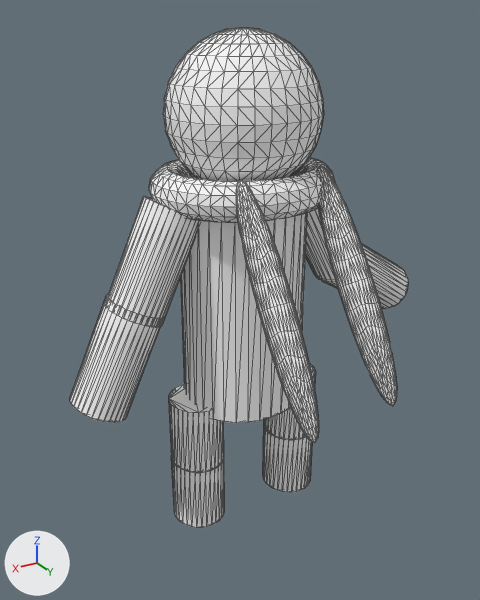
Before and after pictures for a commit that changed the OBJ model Resources/hito/hito.obj.
Rendered twice from a 50 mm lens placed at (4.24, 7.07, 5.83), pointed at (-0.22, -0.37, 2.11). Arrows for +X, +Y and +Z are at lower left; the lights stay in place. Mesh edges are drawn as thin lines. Where no turn or scale is listed for an object, it has been applied to the vertices.

Names of what the first picture shows: 'トーラス', '円柱', '円柱.002', '円柱.003', '円柱.004_円柱.008', '円柱.006', '円柱.008_円柱.009', '円柱.009_円柱.011', '円柱.010_円柱.012', '円柱.011_円柱.013', '球_球.001', '立方体.001_立方体.002', '立方体_立方体.001'.
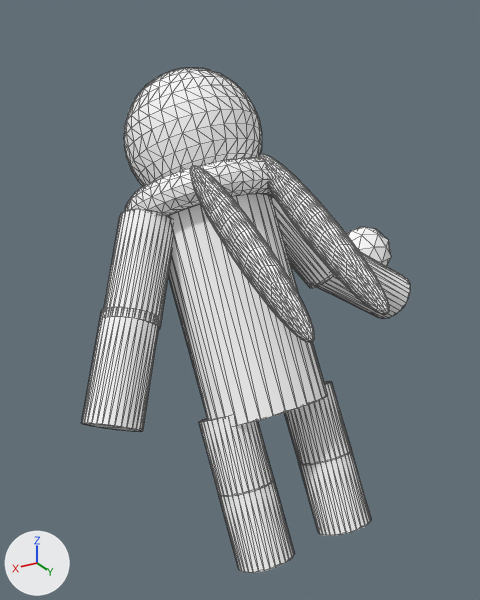
Pixel boxes (x1, y1, x2, y2) of what changed, in the pictures (480 x 600 px):
'球_球.001', mesh turned
    before: (163, 27, 324, 181)
    after: (124, 68, 262, 187)
'円柱', mesh turned
    before: (181, 213, 307, 423)
    after: (168, 194, 328, 426)
'立方体_立方体.001', mesh turned
    before: (236, 180, 319, 443)
    after: (190, 165, 314, 343)
'立方体.001_立方体.002', mesh turned
    before: (316, 166, 397, 406)
    after: (259, 154, 389, 315)
'トーラス', mesh turned
    before: (149, 157, 335, 222)
    after: (125, 157, 285, 216)
'円柱.011_円柱.013', mesh turned
    before: (70, 293, 160, 423)
    after: (82, 307, 159, 432)
'円柱.010_円柱.012', mesh turned
    before: (108, 196, 200, 327)
    after: (103, 209, 172, 330)
'円柱.006', mesh turned
    before: (172, 458, 224, 528)
    after: (219, 480, 294, 573)
'円柱.003', mesh turned
    before: (169, 384, 224, 473)
    after: (199, 416, 274, 497)
'円柱.004_円柱.008', mesh turned
    before: (263, 427, 312, 492)
    after: (299, 451, 371, 536)
'円柱.008_円柱.009', mesh turned
    before: (264, 363, 316, 440)
    after: (285, 381, 352, 465)
'円柱.009_円柱.011', mesh turned
    before: (305, 208, 336, 281)
    after: (271, 197, 332, 288)
'円柱.002', mesh turned
    before: (320, 243, 408, 309)
    after: (315, 251, 410, 319)
'ICO球', added
    after: (347, 227, 391, 266)

What changed in the scene script:
```text
Change me_トーラス:
    where me_トーラス.from_pydata(...)  # 576 vertices, 1152 faces; spans x -1.47..1.02, y -1.38..0.8, z 3.54..4.04
    me_トーラス part 1: the whole mesh is turned 31.5 degrees about the x axis through its middle, then moved by (0.0, -0.93, -0.41)
Change me_円柱:
    where me_円柱.from_pydata(...)  # 64 vertices, 124 faces; spans x -1.1..0.65, y -1.08..0.5, z 0.64..3.73
    me_円柱 part 2: the whole mesh is turned 31.5 degrees about the x axis through its middle, then moved by (0.0, -0.09, -0.17)
Change me_円柱_002:
    where me_円柱_002.from_pydata(...)  # 64 vertices, 124 faces; spans x -3.18..-1.53, y -0.76..0.28, z 1.43..2.85
    me_円柱_002 part 3: the whole mesh is turned 31.5 degrees about the x axis through its middle, then moved by (0.0, -0.07, -0.14)
Change me_円柱_003:
    where me_円柱_003.from_pydata(...)  # 64 vertices, 124 faces; spans x 0.166..0.934, y -0.721..0.109, z -0.225..0.788
    me_円柱_003 part 4: the whole mesh is turned 31.5 degrees about the x axis through its middle, then moved by (-0.131, 0.907, 0.103)
Change me_円柱_004_円柱_008:
    where me_円柱_004_円柱_008.from_pydata(...)  # 64 vertices, 124 faces; spans x -1.446..-0.679, y -0.686..0.145, z -1.222..-0.209
    me_円柱_004_円柱_008 part 5: the whole mesh is turned 31.5 degrees about the x axis through its middle, then moved by (0.172, 1.423, 0.268)
Change me_円柱_006:
    where me_円柱_006.from_pydata(...)  # 64 vertices, 124 faces; spans x 0.166..0.934, y -0.721..0.109, z -1.222..-0.209
    me_円柱_006 part 6: the whole mesh is turned 31.5 degrees about the x axis through its middle, then moved by (-0.131, 1.428, 0.25)
Change me_円柱_008_円柱_009:
    where me_円柱_008_円柱_009.from_pydata(...)  # 64 vertices, 124 faces; spans x -1.446..-0.679, y -0.686..0.145, z -0.225..0.788
    me_円柱_008_円柱_009 part 7: the whole mesh is turned 31.5 degrees about the x axis through its middle, then moved by (0.172, 0.902, 0.121)
Change me_円柱_009_円柱_011:
    where me_円柱_009_円柱_011.from_pydata(...)  # 64 vertices, 124 faces; spans x -2.21..-0.82, y -0.68..0.16, z 2.19..3.84
    me_円柱_009_円柱_011 part 8: the whole mesh is turned 31.5 degrees about the x axis through its middle, then moved by (0.0, -0.53, -0.28)
Change me_円柱_010_円柱_012:
    where me_円柱_010_円柱_012.from_pydata(...)  # 64 vertices, 124 faces; spans x 0.43..1.74, y -0.74..0.1, z 2.12..3.77
    me_円柱_010_円柱_012 part 9: the whole mesh is turned 31.5 degrees about the x axis through its middle, then moved by (0.0, -0.48, -0.3)
Change me_円柱_011_円柱_013:
    where me_円柱_011_円柱_013.from_pydata(...)  # 64 vertices, 124 faces; spans x 1.01..2.32, y -0.75..0.09, z 0.91..2.56
    me_円柱_011_円柱_013 part 10: the whole mesh is turned 31.5 degrees about the x axis through its middle, then moved by (0.0, 0.15, -0.12)
Change me_球_球_001:
    where me_球_球_001.from_pydata(...)  # 482 vertices, 960 faces; spans x -1.22..0.77, y -1.29..0.71, z 3.69..5.69
    me_球_球_001 part 11: the whole mesh is turned 31.5 degrees about the x axis through its middle, then moved by (0.0, -1.4, -0.54)
Change me_立方体_001_立方体_002:
    where me_立方体_001_立方体_002.from_pydata(...)  # 386 vertices, 768 faces; spans x -1.05..-0.68, y 0.43..2.18, z 1.51..4.09
    me_立方体_001_立方体_002 part 12: the whole mesh is turned 31.5 degrees about the x axis through its middle, then moved by (0.12, -0.65, 0.57)
Change me_立方体_立方体_001:
    where me_立方体_立方体_001.from_pydata(...)  # 386 vertices, 768 faces; spans x 0.2..0.56, y 0.54..2.3, z 1.51..4.09
    me_立方体_立方体_001 part 13: the whole mesh is turned 31.5 degrees about the x axis through its middle, then moved by (0.0, -0.66, 0.56)
Add ob_ico球:
    ob_ico球 = bpy.data.objects.new('ICO球', me_ico球)  # an icosphere of 80 faces spanning x -3.534..-2.645, y -1.523..-0.589, z 1.619..2.553; in mat_none (picture img_player_png)
    ob_ico球.location = (0.0, 0.0, 0.0)
```
